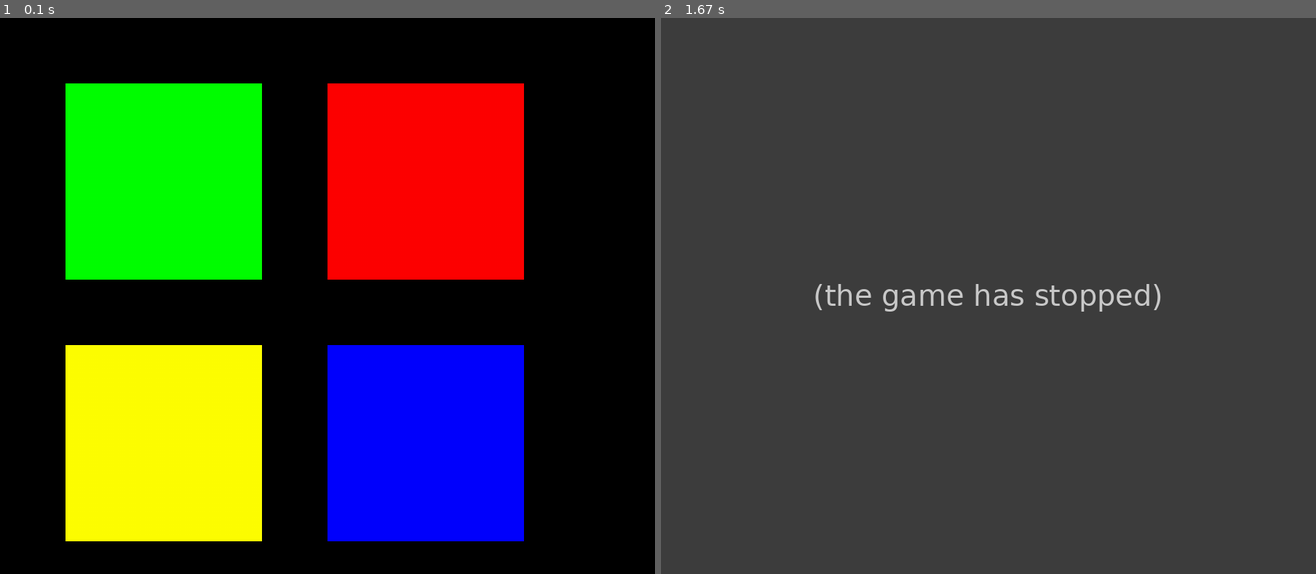
Above: before the commit, frames 1-2 (left to right).
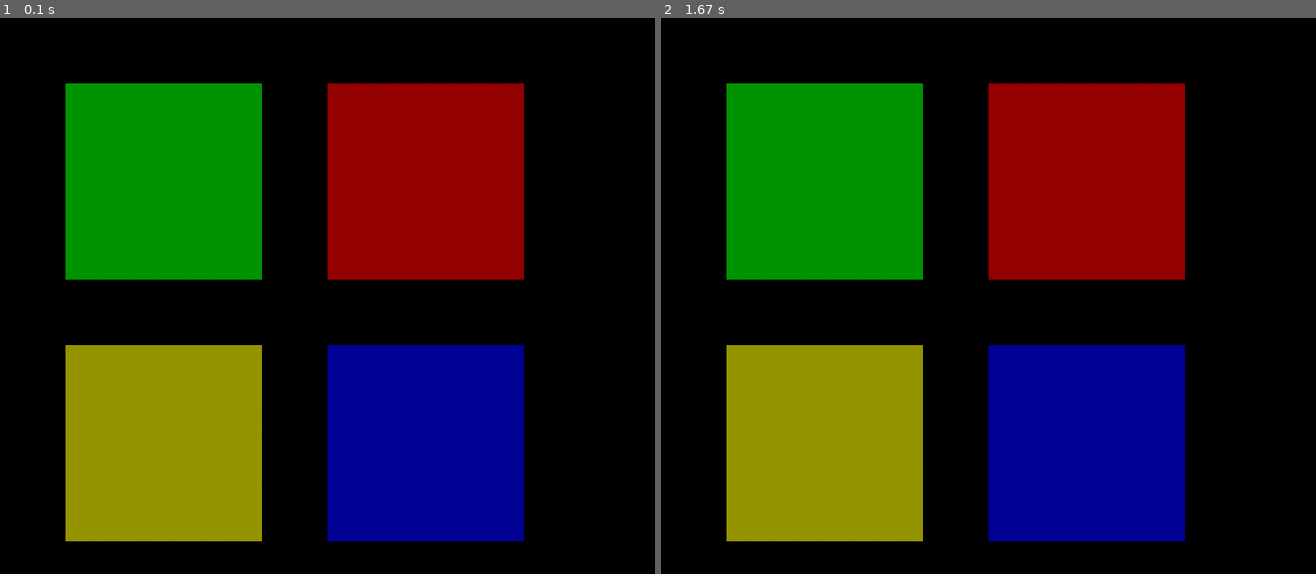
Above: after the commit, the same moments.

Repository: big-papa/cs20-class-demos-fall2018
Game: pygame game, started from simon-says-p5.py
The game is run twice, just before and just after one commit, with the same random seed, the same clock (stepped at 60 frames per second) and the same inputs.
Inputs (mouse positions are in pixels of both pictures, inside the frame that each line leads up to):
- Up to frame 1 (0.1 s): no input
- Up to frame 2 (1.67 s): click (1086, 440) at 0.38 s; click (785, 212) at 1.22 s; click (1086, 179) at 1.55 s

The runs differ from the first frame. In frame 1, 42% of the frame differs, in the area x 10-80%, y 11-95%; in frame 2, 100%, in the area x 0-100%, y 0-100%.
Error before the commit: NameError: name 'which_button_was_pressed' is not defined (simon-says-p5.py line 51); the game stopped at 0.4 s (later frames are placeholders)

Commit message:
Update simon-says-p5.py

Diff:
--- a/simon-says-p5.py
+++ b/simon-says-p5.py
@@ -1,6 +1,16 @@
 import pygame
 import sys
 from pygame.locals import *
+
+def flash_button(which_button):
+    if which_button == "green":
+        pygame.draw.rect(DISPLAYSURF, BRIGHTGREEN, green_button)
+    elif which_button == "red":
+        pygame.draw.rect(DISPLAYSURF, BRIGHTRED, red_button)
+    elif which_button == "yellow":
+        pygame.draw.rect(DISPLAYSURF, BRIGHTYELLOW, yellow_button)
+    elif which_button == "blue":
+        pygame.draw.rect(DISPLAYSURF, BRIGHTBLUE, blue_button)
 
 def display_regular_buttons():
     pygame.draw.rect(DISPLAYSURF, GREEN, green_button)
@@ -8,14 +18,26 @@
     pygame.draw.rect(DISPLAYSURF, YELLOW, yellow_button)
     pygame.draw.rect(DISPLAYSURF, BLUE, blue_button)
 
-
+def which_button_was_pressed(x, y):
+    if green_button.collidepoint( (x,y) ):
+        return "green"
+    elif red_button.collidepoint( (x,y) ):
+        return "red"
+    elif yellow_button.collidepoint( (x,y) ):
+        return "yellow"
+    elif blue_button.collidepoint( (x,y) ):
+        return "blue"
 
 #make some colors - RGB
-RED = (255, 0, 0)
+RED = (150, 0, 0)
 BLACK = (0, 0, 0)
-BLUE = (0, 0, 255)
-GREEN = (0, 255, 0)
-YELLOW = (255, 255, 0)
+BLUE = (0, 0, 150)
+GREEN = (0, 150, 0)
+YELLOW = (150, 150, 0)
+BRIGHTRED = (255, 0, 0)
+BRIGHTBLUE = (0, 0, 255)
+BRIGHTGREEN = (0, 255, 0)
+BRIGHTYELLOW = (255, 255, 0)
 
 green_button = pygame.Rect(100, 100, 300, 300)
 red_button = pygame.Rect(500, 100, 300, 300)
@@ -49,8 +71,10 @@
         if event.type == pygame.MOUSEBUTTONDOWN:
            mouse_x, mouse_y = event.pos
            the_button = which_button_was_pressed(mouse_x, mouse_y)
+           print(the_button)
 
     display_regular_buttons()
+    #flash_button("blue")
 
     pygame.display.update()
     fps_clock.tick(FPS)
